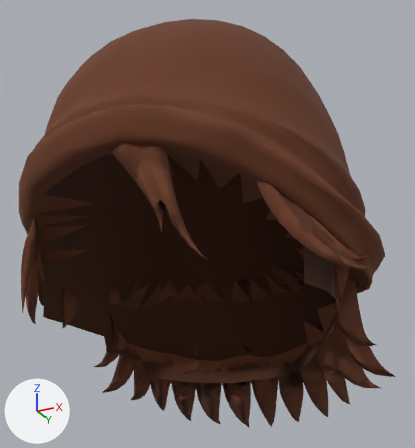
The glTF model art/characters/hair/full/hair_rolled_mask.glb as it was, and as the next commit left it.
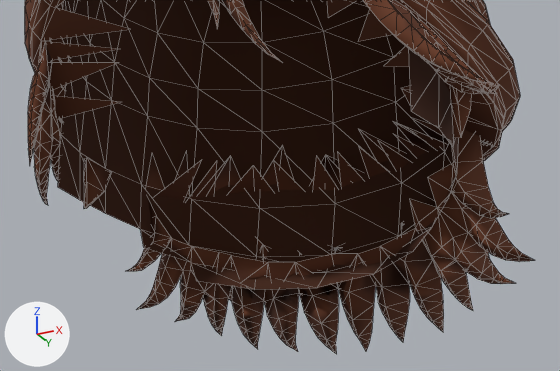
Each version appears first whole from a camera (50 mm lens) standing at (0.388, -0.709, 0.476) and looking at (0.022, 0.024, 0.806), and next in a close-up from a camera (50 mm lens) standing at (0.365, -0.662, 0.352) and looking at (0.0, 0.069, 0.682). Lighting does not change. The marker at lower left points along +X, +Y and +Z. The first two pictures are the older version. The close-ups show mesh edges as thin lines. Vertices at exactly the same position are counted once.

Names of what the first close-up shows: 'hair_rolled_mask'.
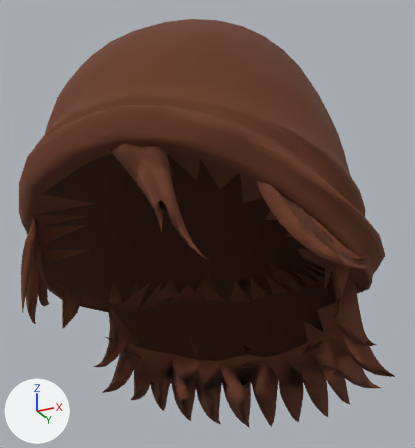
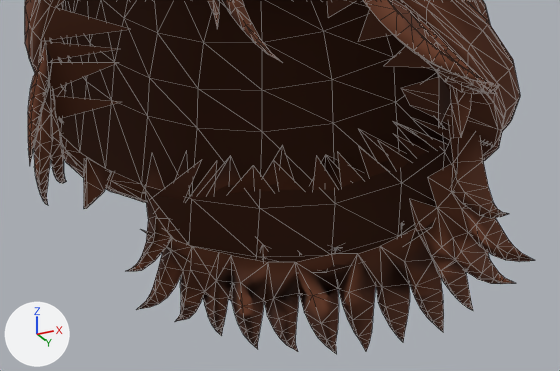
Where the change shows, as pixel boxes (x1, y1, x2, y2) in the close-ups (560 x 371 px):
```json
{"part": 1, "of": "me_hair_rolled_mask", "change": "deleted", "before": [58, 49, 459, 289]}
```

The change, as JSON lines over the scene's bpy script:
```json
{"block": "me_hair_rolled_mask", "where": "# used by ob_hair_rolled_mask; location = (0.0, 0.0, 0.0)"}
{"op": "remove", "block": "me_hair_rolled_mask", "code": "me_hair_rolled_mask.from_pydata(...)  # 1982 vertices, 3802 faces; spans x -0.258..0.277, y -0.253..0.279, z 0.521..1.112"}
{"op": "add", "block": "me_hair_rolled_mask", "code": "me_hair_rolled_mask.from_pydata(...)  # 1970 vertices, 3779 faces; spans x -0.258..0.277, y -0.253..0.279, z 0.521..1.112"}
{"block": "me_hair_rolled_mask", "change": "me_hair_rolled_mask part 1"}
{"block": "me_hair_rolled_mask", "change": "12 vertices are removed from x -0.209..0.209, y -0.072..0.168, z 0.586..0.667"}
{"block": "me_hair_rolled_mask", "change": "23 faces are deleted"}
```
